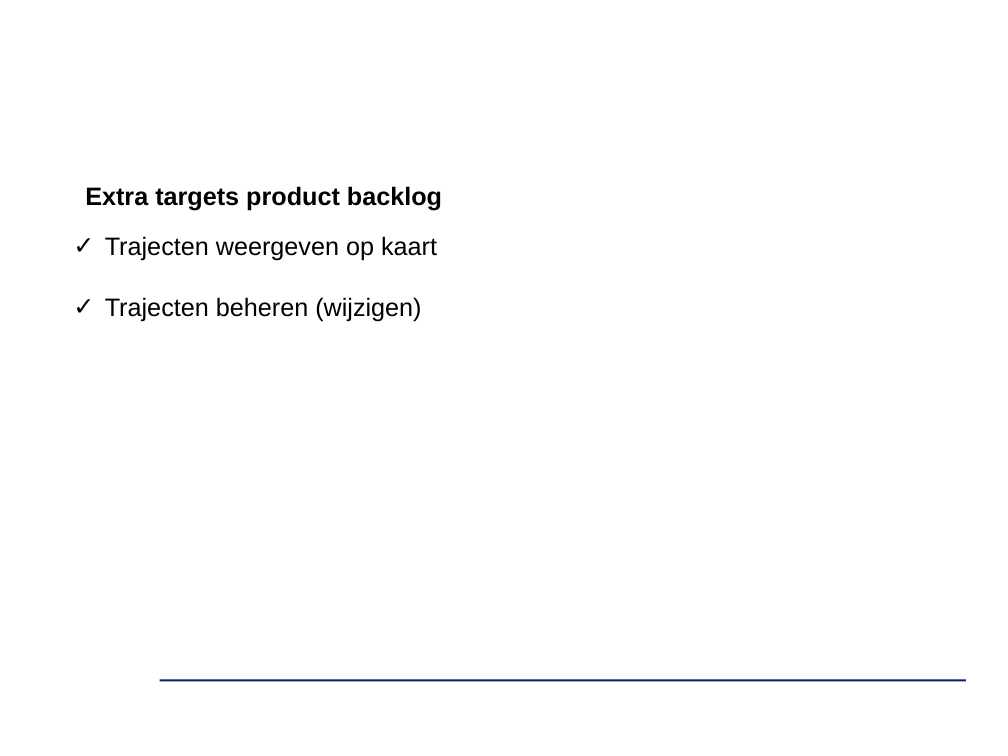
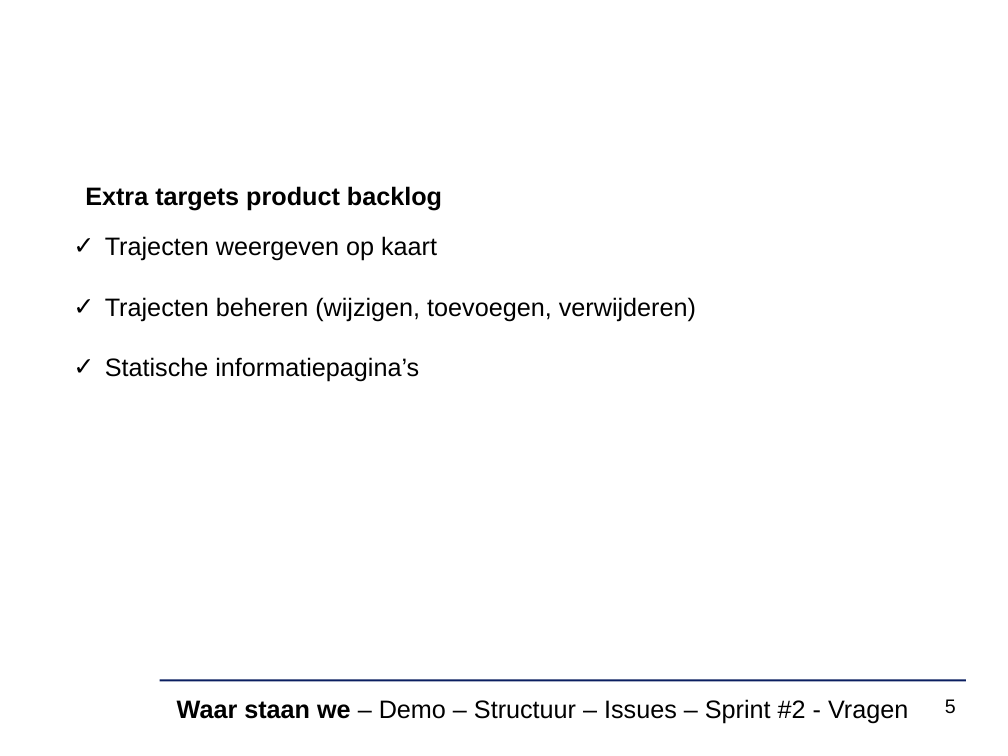
Before and after one commit to verkeergent/Traffic-Travel-Time-Analyzer-4, a slide deck: slide 5 of Analyse/sprint1presentatie.pptx (slide 4 before the commit). Drawn at 1008x756 pixels with LibreOffice and Linux fonts; fonts in the diff are those of the drawing; background and template pictures are left out. Boxes give left, top, right and bottom in pixels: in the first picture for what was removed or moved away, otherwise in the second. Text is boxed around its words. In the diff, an @@ line names an element or a change of style, - is before the commit and + after.

Commit message:
update presentatie sprint 1

```diff
--- a/Analyse/sprint1presentatie.pptx
+++ b/Analyse/sprint1presentatie.pptx
@@ text at (x1=105, y1=297, x2=696, y2=382): text changed @@
-✓ Trajecten beheren (wijzigen)
+✓ Trajecten beheren (wijzigen, toevoegen, verwijderen)
+✓ Statische informatiepagina’s
@@ text added at (x1=177, y1=699, x2=908, y2=724), 18 pt, text #000000 @@
+Waar staan we – Demo – Structuur – Issues – Sprint #2 - Vragen
@@ page number added at (x1=945, y1=699, x2=956, y2=714), 14 pt, text #000000 @@
+5
```
Also in this commit, not shown: 11 other slides changed, 7 slides added, 3 slides removed.
